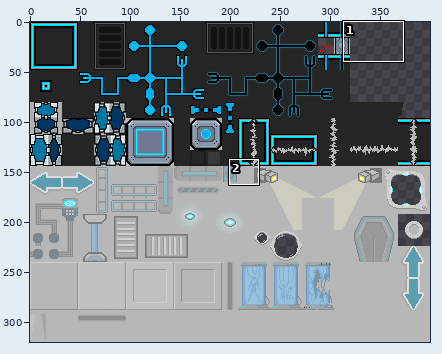
File history of a sprite sheet, res/tileset.png. Above, an overview of the earlier version with the close-up marked.
Close-up. Before:
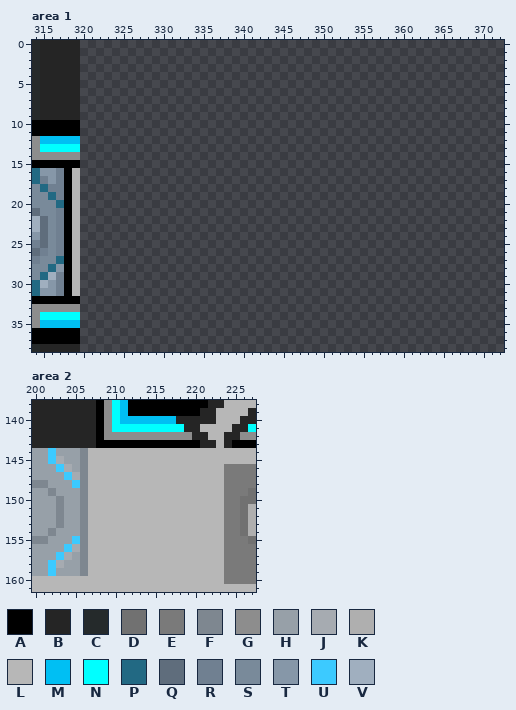
The file is 400x320 pixels. Colours within 5 levels of each other are drawn and written as one. Shown: area 1: x 314..372, y 0..38; area 2: x 200..227, y 138..161.
Palette (. is transparent): A #000000  B #252525  C #252a2b  D #717171  E #7a7a7a  F #7e8790  G #8d8d8d  H #97a0a8  J #a6abb1  K #afafaf  L #b7b7b7  M #00bff3  N #00ffff  P #226983  Q #5f6d7c  R #708091  S #798a9a  T #8697a8  U #3ccaff  V #a0afbf
Pixels before, area 1, first column x 314:
 0 CBBBBB
 1 CBBBBB
 2 CBBBBB
 3 CBBBBB
 4 CBBBBB
 5 CBBBBB
 6 CBBBBB
 7 CBBBBB
 8 CBBBBB
 9 CBBBBB
10 AAAAAA
11 AAAAAA
12 GMMMMM
13 GNNNNN
14 GGGGGG
15 AAAAAA
16 PTTRAL
17 PRTRAL
18 SPRRAL
19 SSPRAL
20 SSSPAL
21 QSSRAL
22 VQSRAL
23 VQSRAL
24 TQSRAL
25 RQSRAL
26 QRSRAL
27 RSSPAL
28 SSPTAL
29 SPVRAL
30 PVTRAL
31 PTTRAL
32 AAAAAA
33 GGGGGG
34 GNNNNN
35 GMMMMM
36 AAAAAA
37 AAAAAA
38 CBBBBB
Pixels before, area 2, first column x 200:
138 BBBBBBBBAGNMAAAAAAAAAABBLLLL
139 BBBBBBBBAGNMAAAAAAAAABBLLLLB
140 BBBBBBBBAGNMMMMMMMBBBBBLLLBB
141 BBBBBBBBAGNNNNNNNNNBBLLLLBBN
142 BBBBBBBBAGGGGGGGGGGGBBLLBBGG
143 BBBBBBBBAAAAAAAAAAAAABBLBAAA
144 HHUHHHFLLLLLLLLLLLLLLLLLLLLL
145 HHUJHHFLLLLLLLLLLLLLLLLLLLLL
146 HHHUJHFLLLLLLLLLLLLLLLLLEEEE
147 HHHHUJFLLLLLLLLLLLLLLLLLEEEE
148 FFHHHUFLLLLLLLLLLLLLLLLLEEEE
149 HHFHHHFLLLLLLLLLLLLLLLLLEEED
150 HHHFHHFLLLLLLLLLLLLLLLLLEEDD
151 HHHFHHFLLLLLLLLLLLLLLLLLEEDK
152 HHHFHHFLLLLLLLLLLLLLLLLLEEDK
153 HHHFHHFLLLLLLLLLLLLLLLLLEEDK
154 HHFHHHFLLLLLLLLLLLLLLLLLEEDK
155 FFHHHUFLLLLLLLLLLLLLLLLLEEED
156 HHHHUJFLLLLLLLLLLLLLLLLLEEEE
157 HHHUJHFLLLLLLLLLLLLLLLLLEEEE
158 HHUJHHFLLLLLLLLLLLLLLLLLEEEE
159 HHUHHHFLLLLLLLLLLLLLLLLLEEEE
160 LLLLLLLLLLLLLLLLLLLLLLLLEEEE
161 LLLLLLLLLLLLLLLLLLLLLLLLLLLL
After the commit:
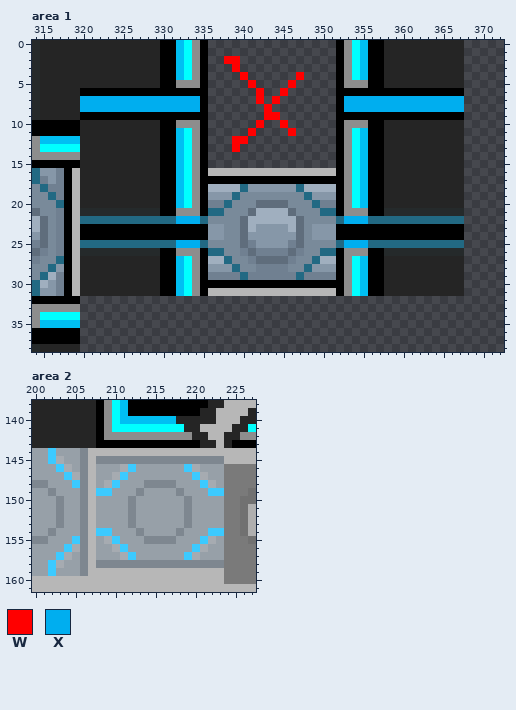
Colours new in this view: W #ff0000  X #00aeef
Changes in this commit:
Changed rows in their new state; - is an unchanged pixel.
Area 1:
first column x 320:
 0 BBBBBBBBBBAAMNGA----------------AGNMAABBBBBBBBBB
 1 BBBBBBBBBBAAMNGA----------------AGNMAABBBBBBBBBB
 2 BBBBBBBBBBAAMNGA--WW------------AGNMAABBBBBBBBBB
 3 BBBBBBBBBBAAMNGA---W------------AGNMAABBBBBBBBBB
 4 BBBBBBBBBBAAMNGA----W------W----AGNMAABBBBBBBBBB
 5 BBBBBBBBBBAAGGGA-----W----W-----AGGGAABBBBBBBBBB
 6 AAAAAAAAAAAAAAAA------W--W------AAAAAAAAAAAAAAAA
 7 XXXXXXXXXXXXXXXA------W-W-------AXXXXXXXXXXXXXXX
 8 XXXXXXXXXXXXXXXA-------W--------AXXXXXXXXXXXXXXX
 9 AAAAAAAAAAAAAAAA-------WW-------AAAAAAAAAAAAAAAA
10 BBBBBBBBBBAAGGGA------W--W------AGGGAABBBBBBBBBB
11 BBBBBBBBBBAAMNGA-----W----W-----AGNMAABBBBBBBBBB
12 BBBBBBBBBBAAMNGA---WW-----------AGNMAABBBBBBBBBB
13 BBBBBBBBBBAAMNGA---W------------AGNMAABBBBBBBBBB
14 BBBBBBBBBBAAMNGA----------------AGNMAABBBBBBBBBB
15 BBBBBBBBBBAAMNGA----------------AGNMAABBBBBBBBBB
16 BBBBBBBBBBAAMNGALLLLLLLLLLLLLLLLAGNMAABBBBBBBBBB
17 BBBBBBBBBBAAMNGAAAAAAAAAAAAAAAAAAGNMAABBBBBBBBBB
18 BBBBBBBBBBAAMNGAVVVVPTTTTTTPVVVVAGNMAABBBBBBBBBB
19 BBBBBBBBBBAAMNGATTTPSSSSSSSSPTTTAGNMAABBBBBBBBBB
20 BBBBBBBBBBAAMNGARRPSSSQQQQSSSPRRAGNMAABBBBBBBBBB
21 CCCCCCCCCCAAGGGAPPSSSQVVVVQSSSPPAGGGAACCCCCCCCCC
22 PPPPPPPPPPPPXXXPSSSSQVVVVVVQSSSSPXXXPPPPPPPPPPPP
23 AAAAAAAAAAAAAAAATTSSQVTTTTVQSTTTAAAAAAAAAAAAAAAA
24 AAAAAAAAAAAAAAAATTSSQTTTTTTQSTTTAAAAAAAAAAAAAAAA
25 PPPPPPPPPPPPXXXPSSSSQRTTTTRQSSSSPXXXPPPPPPPPPPPP
26 CCCCCCCCCCAAGGGAPPSSRQRRRRQRSSPPAGGGAACCCCCCCCCC
27 BBBBBBBBBBAAMNGAVVPSSRQQQQRSSPVVAGNMAABBBBBBBBBB
28 BBBBBBBBBBAAMNGATTTPSSRRRRSSPTTTAGNMAABBBBBBBBBB
29 BBBBBBBBBBAAMNGARRRRPRRRRRRPRRRRAGNMAABBBBBBBBBB
30 BBBBBBBBBBAAMNGAAAAAAAAAAAAAAAAAAGNMAABBBBBBBBBB
31 BBBBBBBBBBAAMNGALLLLLLLLLLLLLLLLAGNMAABBBBBBBBBB
Area 2:
first column x 208:
145 FFFFFFFFFFFFFFFF
146 HHHJUHHHHHHUJHHH
147 HHJUHHHHHHHHUJHH
148 HJUHHHFFFFHHHUJH
149 UUHHHFHHHHFHHHUU
150 HHHHFHHHHHHFHHHH
151 HHHHFHHHHHHFHHHH
152 HHHHFHHHHHHFHHHH
153 HHHHFHHHHHHFHHHH
154 UUHHHFHHHHFHHHUU
155 HJUHHHFFFFHHHUJH
156 HHJUHHHHHHHHUJHH
157 HHHJUHHHHHHUJHHH
158 FFFFFFFFFFFFFFFF
